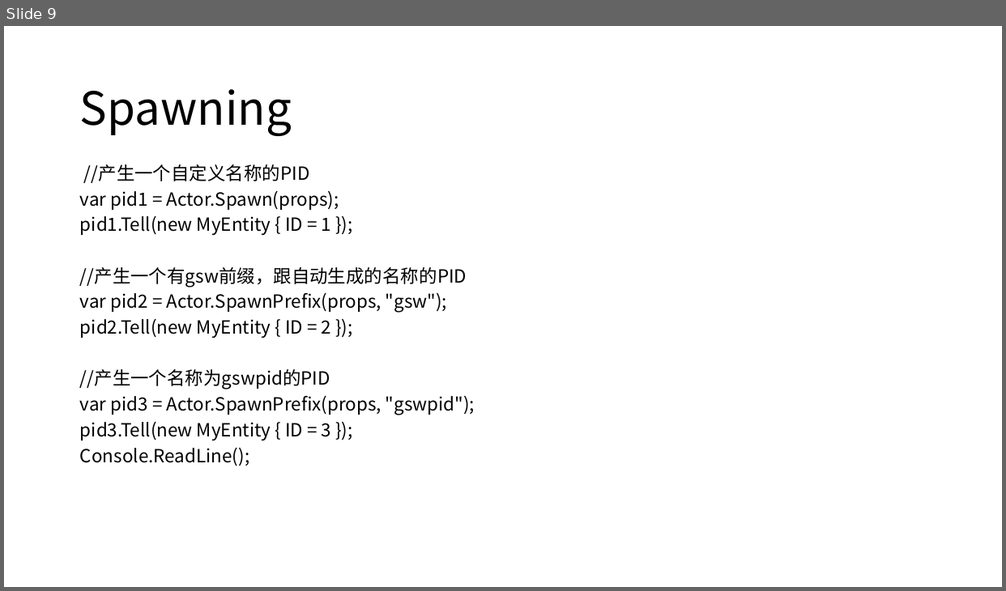
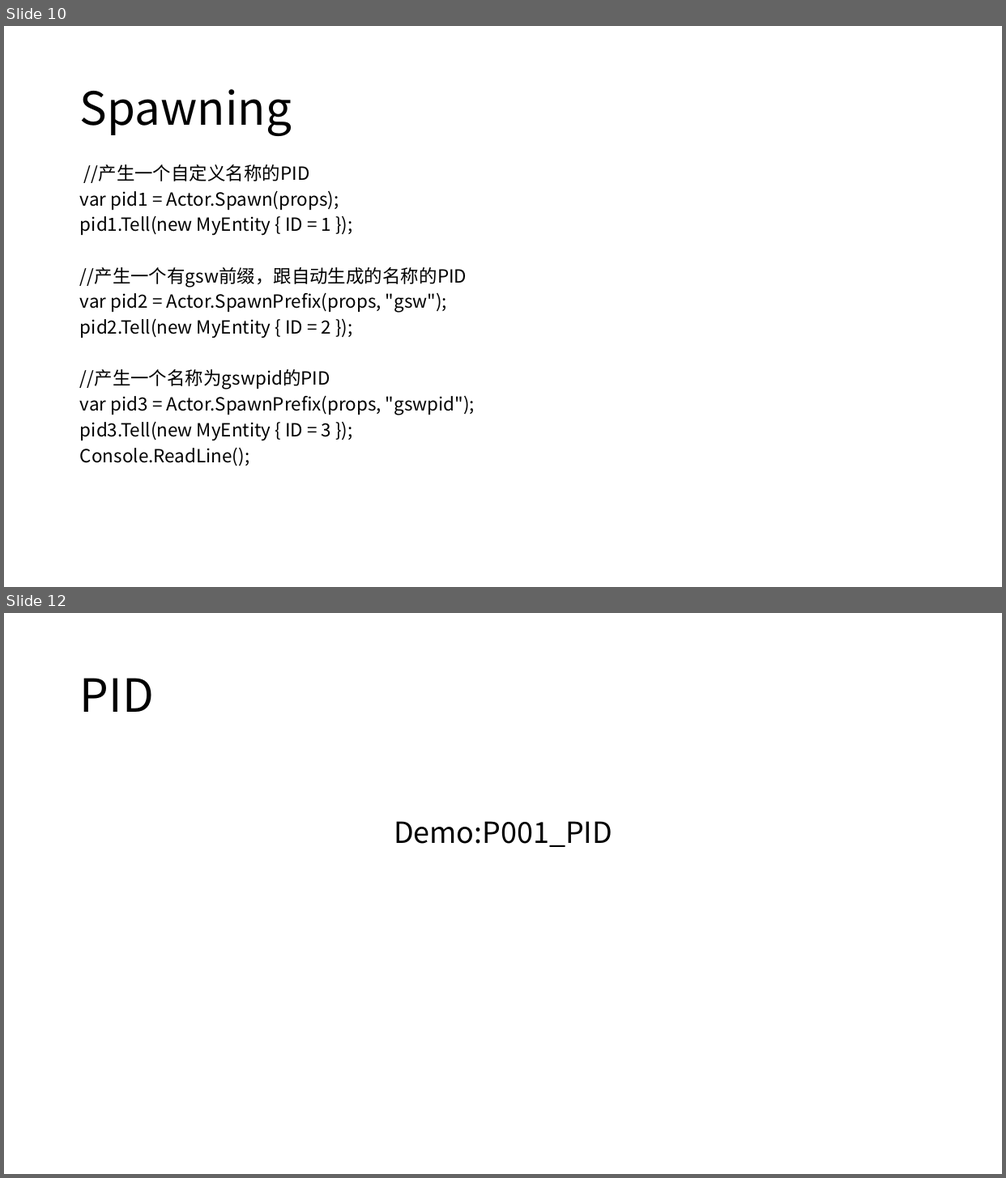
Before and after one commit to axzxs2001/ProtoActorSample, a slide deck: ProtoActorSample/Proto.Actor.pptx. Shown one above the other, each under a label of ours: slide 9 before the commit, slides 10 and 12 after it; the slides between them are not shown. The pictures are 1006x591 and 1006x1178 pixels, drawn with LibreOffice and Linux fonts; fonts in the diff are those of the drawing. Boxes give left, top, right and bottom in pixels: in the first picture for what was removed or moved away, otherwise in the second. Text is boxed around its words. In the diff, an @@ line names an element or a change of style, - is before the commit and + after.

```diff
--- a/ProtoActorSample/Proto.Actor.pptx
+++ b/ProtoActorSample/Proto.Actor.pptx
@@ slide 12 added at (4,613,1002,1174), background #FFFFFF @@
@@ title added at (80,678,154,712), 44 pt, text #000000 @@
+PID
@@ text added at (394,821,612,847), 28 pt, text #000000 @@
+Demo:P001_PID
@@ what was slide 9 is now slide 10 @@
```
Also in this commit, not shown: 1 slide changed, 3 other slides added.
